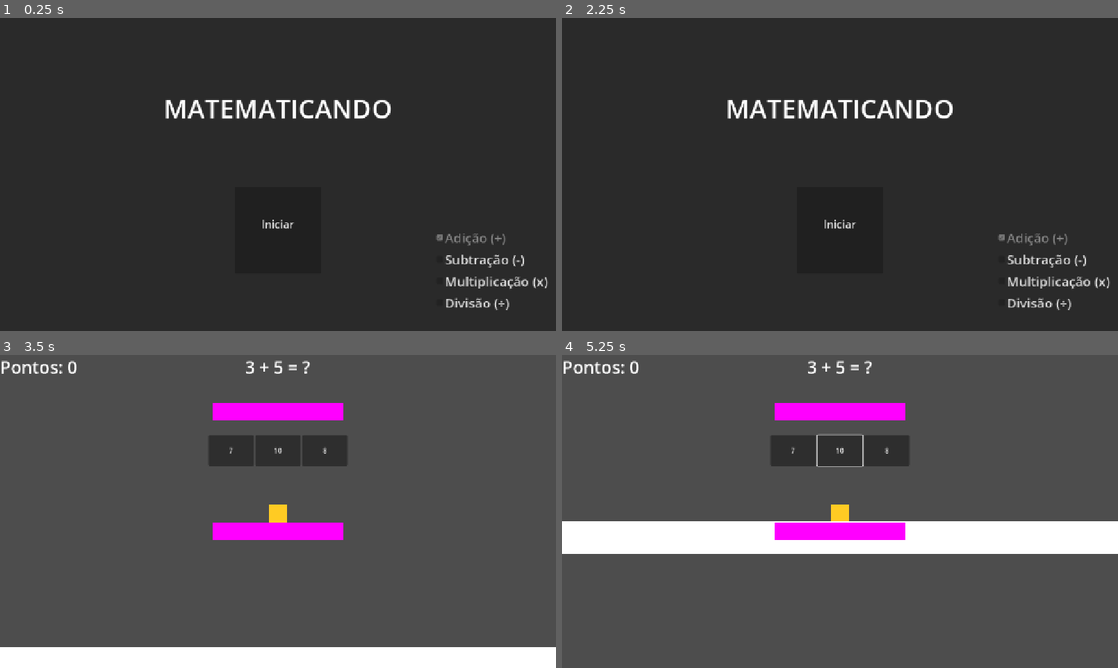
Above: before the commit, frames 1-4 (two rows, left to right).
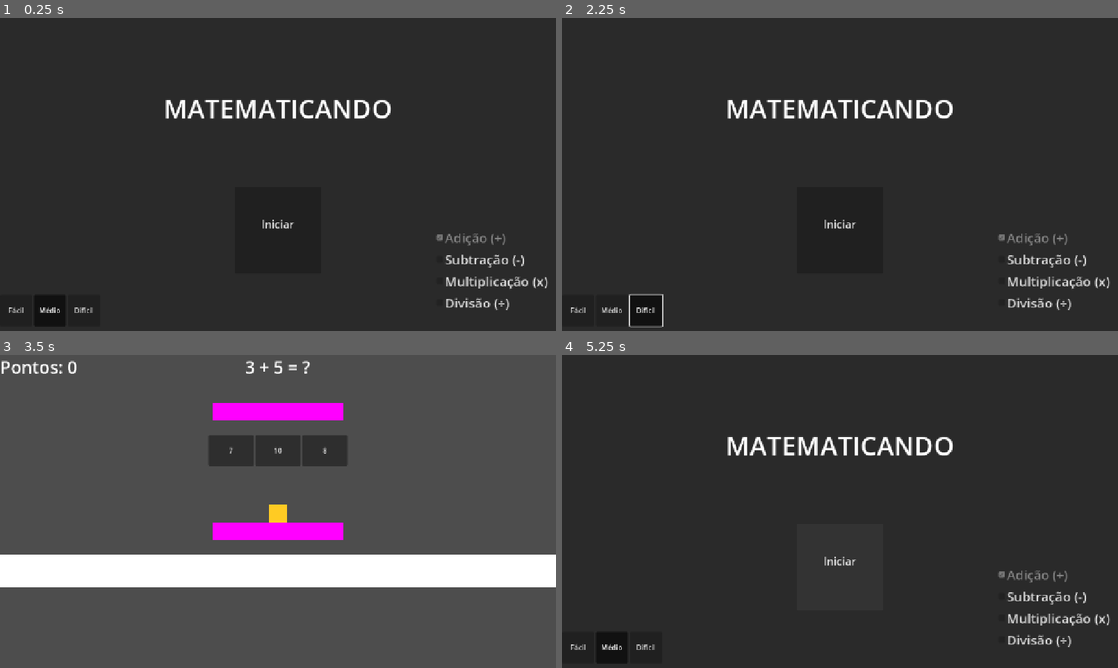
Above: after the commit, the same moments.

Repository: ue-guga-np/Matematicando
Game: Godot game, scene res://scenes/TelaInicial.tscn
Two runs of this game, one before a commit and one after it. Both use one fixed random seed, a clock stepped at 60 frames per second and the inputs below.
Inputs (mouse positions are in pixels of both pictures, inside the frame that each line leads up to):
- Up to frame 1 (0.25 s): no input
- Up to frame 2 (2.25 s): click (578, 309) at 0.5 s, where only the run after the commit has a clickable "Fácil"; click (612, 309) at 1.25 s, where only the run after the commit has a clickable "Médio"; click (645, 309) at 2 s, where only the run after the commit has a clickable "Difícil"
- Up to frame 3 (3.5 s): click (278, 567) at 2.75 s
- Up to frame 4 (5.25 s): click "7" at 3.5 s; click (840, 452) at 4.25 s, where only the run before the commit has a clickable "10"; click (862, 574) at 5.02 s

The runs differ from the first frame. In frame 1, 0.6% of the frame differs, in the area x 1-17%, y 88-99%; in frame 2, 0.7%; in frame 3, 17%; in frame 4, 98%, in the area x 0-100%, y 0-100%.

Commit message:
Revisão de bugs, seletor de dificuldade, ajuste da avalanche, e algumas revisões de código

Diff:
--- a/scenes/TelaInicial.tscn
+++ b/scenes/TelaInicial.tscn
@@ -62,6 +62,28 @@
 button_pressed = true
 text = "Adição (+)"
 
+[node name="Velocidades" type="HBoxContainer" parent="Fundo"]
+layout_mode = 0
+offset_top = 637.0
+offset_right = 231.0
+offset_bottom = 709.0
+alignment = 1
+
+[node name="BtnVeloc35" type="Button" parent="Fundo/Velocidades"]
+layout_mode = 2
+size_flags_horizontal = 3
+text = "Fácil"
+
+[node name="BtnVeloc50" type="Button" parent="Fundo/Velocidades"]
+layout_mode = 2
+size_flags_horizontal = 3
+text = "Médio"
+
+[node name="BtnVeloc65" type="Button" parent="Fundo/Velocidades"]
+layout_mode = 2
+size_flags_horizontal = 3
+text = "Difícil"
+
 [node name="NomeJogo" type="Label" parent="."]
 layout_mode = 0
 offset_left = 320.0
@@ -90,3 +112,5 @@
 text = "Iniciar
 "
 horizontal_alignment = 1
+
+[connection signal="pressed" from="Fundo/Velocidades/BtnVeloc65" to="." method="_on_btn_veloc_65_pressed"]
--- a/scripts/GameOver.gd
+++ b/scripts/GameOver.gd
@@ -1,6 +1,7 @@
 extends Control
 
 func _ready():
+	process_mode = Node.PROCESS_MODE_ALWAYS # Garante que os botões leiam os cliques mesmo no get_tree().paused!
 	# Conecta os botões
 	$Botoes/Reiniciar.pressed.connect(_on_reiniciar_pressionado)
 	$Botoes/TelaInicial.pressed.connect(_on_tela_inicial_pressionada)
@@ -16,4 +17,4 @@
 func _on_tela_inicial_pressionada():
 	get_tree().paused = false # Tira do pause
 	# Substitua pelo caminho exato da sua Tela Inicial
-	get_tree().change_scene_to_file("res://scenes//TelaInicial.tscn")
+	get_tree().change_scene_to_file("res://scenes/TelaInicial.tscn")
--- a/scripts/GeradorDeEquacoes.gd
+++ b/scripts/GeradorDeEquacoes.gd
@@ -7,6 +7,8 @@
 var usar_subtracao = false
 var usar_multiplicacao = false
 var usar_divisao = false
+
+var velocidade_jogo = 50
 
 func gerar_nova_conta() -> String:
 	# Cria uma lista vazia para guardar quais operações podem cair
--- a/scripts/Level.gd
+++ b/scripts/Level.gd
@@ -5,8 +5,11 @@
 var altura_proxima_plataforma = 0
 var posicao_x_plataformas = 0 # Guarda o eixo X para não nascer torto
 
+@export var velocidade_perigo = 50 # valor da barra que sobe atrás do player
+var jogo_iniciado = false
+
 var cena_game_over = preload("res://scenes/GameOver.tscn")
-var cena_plataforma = preload("res://scenes//plataforma.tscn")
+var cena_plataforma = preload("res://scenes/plataforma.tscn")
 
 @onready var label_equacao = $Hud/Equacoes
 @onready var label_pontos = $Hud/Pontos
@@ -18,6 +21,9 @@
 @onready var camera = $Camera2D
 
 func _ready():
+	velocidade_perigo = GeradorDeEquacoes.velocidade_jogo # Usa a variavel que persiste!
+	print("[Level] velocidade_perigo é", velocidade_perigo)
+
 	atualizar_conta()
 	atualizar_pontos()
 
@@ -33,7 +39,7 @@
 
 	area_dano.body_entered.connect(_on_perigo_encostou)
 
-	area_dano.position.y = player.position.y - 150
+	area_dano.position.y = player.position.y + 100 - 495
 
 func atualizar_conta():
 	label_equacao.text = GeradorDeEquacoes.gerar_nova_conta()
@@ -49,6 +55,7 @@
 
 func _on_opcao_pressionada(botao_clicado):
 	if botao_clicado.text == str(GeradorDeEquacoes.resposta_correta):
+		jogo_iniciado = true
 		pontos += 10
 		player.acertou_conta()
 		criar_plataforma()
@@ -67,8 +74,10 @@
 	label_pontos.text = "Pontos: " + str(pontos)
 
 func resetar_perigo():
-	# Diminuí de +600 para +400 para ficar logo ali embaixo da tela
-	area_dano.position.y = player.position.y - 200
+	# Retorna a lava para ali embaixo visivel (+100 de Y)
+	# O nó AreaDeDano tem um offset visual de ~495 pixels.
+	# Para a lava ficar visível a 100 pixels sob o jogador, descontamos esse offset.
+	area_dano.position.y = player.position.y + 100 - 495
 
 func criar_plataforma():
 	var nova_plataforma = cena_plataforma.instantiate()
@@ -93,8 +102,9 @@
 		get_tree().paused = true
 
 func _process(delta):
-	# Aumentei a velocidade de subida de 30 para 100
-	area_dano.position.y -= 50 * delta
+	# substitui o número padrão por uma variavel, facilita a manipulação
+	if jogo_iniciado:
+		area_dano.position.y -= velocidade_perigo * delta
 
 	if player.position.y < camera.position.y:
 		camera.position.y = player.position.y
--- a/scripts/TelaInicial.gd
+++ b/scripts/TelaInicial.gd
@@ -4,6 +4,13 @@
 @onready var check_subtracao = $Fundo/CheckSubtracao
 @onready var check_multiplicacao = $Fundo/CheckMultiplicacao
 @onready var check_divisao = $Fundo/CheckDivisao
+
+@onready var btn_veloc35 = $Fundo/Velocidades/BtnVeloc35
+@onready var btn_veloc50 = $Fundo/Velocidades/BtnVeloc50
+@onready var btn_veloc65 = $Fundo/Velocidades/BtnVeloc65
+
+# valor selecionado pelo jogador (usado ao iniciar o Level)
+var escolha_velocidade := 50
 
 func _ready():
 	# Conecta o botão de Play
@@ -19,6 +26,25 @@
 	check_multiplicacao.button_pressed = GeradorDeEquacoes.usar_multiplicacao
 	check_divisao.button_pressed = GeradorDeEquacoes.usar_divisao
 
+	# ButtonGroup para selecionar dificuldade
+	var grupo = ButtonGroup.new()
+	btn_veloc35.button_group = grupo
+	btn_veloc50.button_group = grupo
+	btn_veloc65.button_group = grupo
+
+	btn_veloc35.toggle_mode = true
+	btn_veloc50.toggle_mode = true
+	btn_veloc65.toggle_mode = true
+
+	# conecta sinais para atualizar escolha de velocidade
+	btn_veloc35.pressed.connect(func(): _on_velocidade_escolhida(25))
+	btn_veloc50.pressed.connect(func(): _on_velocidade_escolhida(50))
+	btn_veloc65.pressed.connect(func(): _on_velocidade_escolhida(75))
+
+	# opcionalmente configura o padrão
+	btn_veloc50.set_pressed(true)      # marca via setter
+	escolha_velocidade = 50
+
 # --- FUNÇÕES DAS CAIXINHAS ---
 # O Godot automaticamente passa a variável 'ligado' (true/false) quando a caixa é clicada
 func _on_subtracao_alterada(ligado: bool):
@@ -30,7 +56,12 @@
 func _on_divisao_alterada(ligado: bool):
 	GeradorDeEquacoes.usar_divisao = ligado
 
+# --- FUNÇÕES DE VELOCIDADE ---
+func _on_velocidade_escolhida(v):
+	escolha_velocidade = v
+	print("[TelaInicial] velocidade escolhida =", escolha_velocidade)
+
 # --- BOTÃO INICIAR ---
 func _on_iniciar_pressionado():
-	# Substitua pelo caminho exato da sua cena principal
-	get_tree().change_scene_to_file("res://scenes//Level.tscn")
+	GeradorDeEquacoes.velocidade_jogo = escolha_velocidade
+	get_tree().change_scene_to_file("res://scenes/Level.tscn")
